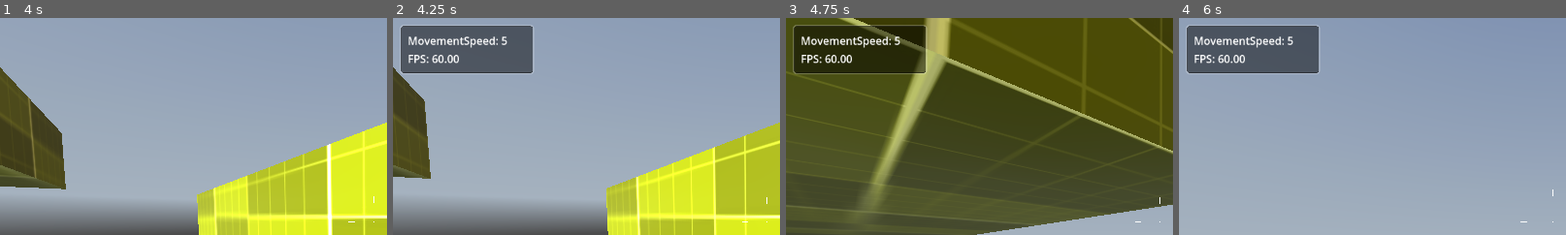
Above: before the commit, frames 1-4 (left to right).
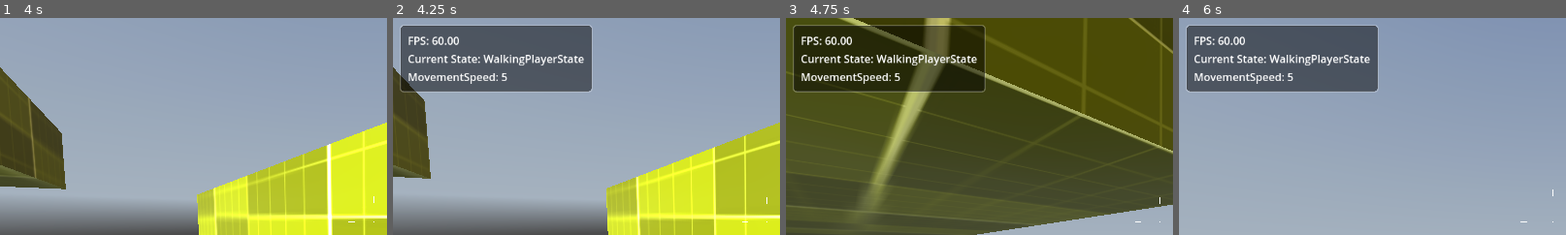
Above: after the commit, the same moments.

Repository: lethalgem/godot-fps-project
Game: Godot game, scene res://levels/level_002.tscn
The game is run twice, just before and just after one commit, with the same random seed, the same clock (stepped at 60 frames per second) and the same inputs. A sky picture missing from this copy of the repository is replaced by a grey-blue gradient.
Inputs (mouse positions are % of the whole screen's width and height, from its top left):
- Up to frame 1 (4 s): tap Enter at 0.5, 3.5 s; move the mouse to (55, 50) at 0.52 s; hold Ctrl (crouch) 0.53-1.28 s; hold W (move_forward) from 0.53 s (still down); tap Space (jump) at 0.77, 1.52, 2.75, 3.02, 3.77 s; move the mouse to (45, 50) at 1.27 s; tap Ctrl (crouch) at 1.35, 2.85 s; move the mouse to (52, 48) at 2.02 s; hold Ctrl (crouch) 2.03-2.78 s; move the mouse to (49, 52) at 2.77 s; move the mouse to (57, 51) at 3.52 s; hold Ctrl (crouch) from 3.53 s (still down)
- Up to frame 2 (4.25 s): keep holding W (move_forward); keep holding Ctrl (crouch); tap ` (debug) at 4.15 s
- Up to frame 3 (4.75 s): keep holding W (move_forward); move the mouse to (42, 49) at 4.27 s; release Ctrl (crouch) at 4.28 s; tap Ctrl (crouch) at 4.35 s; tap Space (jump) at 4.52 s
- Up to frame 4 (6 s): move the mouse to (51, 50) at 5.02 s; hold Ctrl (crouch) 5.03-5.78 s; tap Space (jump) at 5.75 s; move the mouse to (46, 48) at 5.77 s; release W (move_forward) at 5.78 s; hold D (move_right) from 5.78 s (still down); tap Ctrl (crouch) at 5.85 s
The pictures show only the part of the screen within x 0-50%, y 0-50%; the shares and areas given below are measured in that part.

Frame 1 is identical in both runs. In frame 2, 9.0% of the frame differs, in the area x 1-52%, y 3-35%; in frame 3, 9.3%; in frame 4, 9.2%.

Commit message:
add state machine

Diff:
--- /dev/null
+++ b/controllers/IdlePlayerState.gd
@@ -0,0 +1,8 @@
+class_name IdlePlayerState
+
+extends State
+
+
+func update(delta):
+	if Global.player.velocity.length() > 0.0:
+		transition.emit("WalkingPlayerState")
--- /dev/null
+++ b/controllers/WalkingPlayerState.gd
@@ -0,0 +1,8 @@
+class_name WalkingPlayerState
+
+extends State
+
+
+func update(delta):
+	if Global.player.velocity.length() == 0.0:
+		transition.emit("IdlePlayerState")
--- a/controllers/my_fps_controller.tscn
+++ b/controllers/my_fps_controller.tscn
@@ -1,10 +1,13 @@
-[gd_scene load_steps=12 format=3 uid="uid://c7widt1lw44j6"]
+[gd_scene load_steps=15 format=3 uid="uid://c7widt1lw44j6"]
 
 [ext_resource type="Material" uid="uid://b4gwd5h7ixvct" path="res://materials/player.tres" id="1_31uqo"]
 [ext_resource type="Script" path="res://controllers/scripts/my_fps_controller.gd" id="1_b0yeg"]
 [ext_resource type="Script" path="res://scripts/reticle.gd" id="3_8ojud"]
 [ext_resource type="Theme" uid="uid://bafg6ukv5y75k" path="res://ui/theme/debug.tres" id="4_ov56a"]
 [ext_resource type="Script" path="res://scripts/debug.gd" id="5_nco27"]
+[ext_resource type="Script" path="res://scripts/state_machine.gd" id="6_40erw"]
+[ext_resource type="Script" path="res://controllers/IdlePlayerState.gd" id="7_xlair"]
+[ext_resource type="Script" path="res://controllers/WalkingPlayerState.gd" id="8_ibi1n"]
 
 [sub_resource type="CapsuleShape3D" id="CapsuleShape3D_6y6ct"]
 
@@ -198,4 +201,14 @@
 unique_name_in_owner = true
 layout_mode = 2
 
+[node name="PlayerStateMachine" type="Node" parent="." node_paths=PackedStringArray("CURRENT_STATE")]
+script = ExtResource("6_40erw")
+CURRENT_STATE = NodePath("IdlePlayerState")
+
+[node name="IdlePlayerState" type="Node" parent="PlayerStateMachine"]
+script = ExtResource("7_xlair")
+
+[node name="WalkingPlayerState" type="Node" parent="PlayerStateMachine"]
+script = ExtResource("8_ibi1n")
+
 [connection signal="animation_started" from="AnimationPlayer" to="." method="_on_animation_player_animation_started"]
--- a/controllers/scripts/my_fps_controller.gd
+++ b/controllers/scripts/my_fps_controller.gd
@@ -46,6 +46,8 @@
 
 
 func _ready():
+	Global.player = self
+
 	Input.mouse_mode = Input.MOUSE_MODE_CAPTURED
 
 	_speed = SPEED_DEFAULT
--- a/scripts/debug.gd
+++ b/scripts/debug.gd
@@ -17,7 +17,7 @@
 	if visible:
 		# Use delta time to get approx frames per second and round to two decimal places !Disable Vsync if fps is stuck at 60!
 		frames_per_second = "%.2f" % (1.0 / delta)
-		add_property("FPS", frames_per_second, 2)
+		add_property("FPS", frames_per_second, 0)
 
 
 func _input(event):
--- a/scripts/global.gd
+++ b/scripts/global.gd
@@ -1,3 +1,4 @@
 extends Node
 
 var debug  # Reference to DebugPanel for debug property assignment
+var player
--- /dev/null
+++ b/scripts/state.gd
@@ -0,0 +1,21 @@
+class_name State
+
+extends Node
+
+signal transition(new_state_name: StringName)
+
+
+func enter() -> void:
+	pass
+
+
+func exit() -> void:
+	pass
+
+
+func update(delta: float) -> void:
+	pass
+
+
+func physics_update(delta: float) -> void:
+	pass
--- /dev/null
+++ b/scripts/state_machine.gd
@@ -0,0 +1,37 @@
+class_name StateMachine
+
+extends Node
+
+@export var CURRENT_STATE: State
+var states: Dictionary = {}
+
+
+func _ready():
+	for child in get_children():
+		if child is State:
+			states[child.name] = child
+			child.transition.connect(on_child_transition)
+		else:
+			push_warning("State machine contains incompatible child node")
+
+	CURRENT_STATE.enter()
+
+
+func _process(delta):
+	CURRENT_STATE.update(delta)
+	Global.debug.add_property("Current State", CURRENT_STATE.name, 1)
+
+
+func _physics_process(delta):
+	CURRENT_STATE.physics_update(delta)
+
+
+func on_child_transition(new_state_name: StringName) -> void:
+	var new_state = states.get(new_state_name)
+	if new_state != null:
+		if new_state != CURRENT_STATE:
+			CURRENT_STATE.exit()
+			new_state.enter()
+			CURRENT_STATE = new_state
+	else:
+		push_warning("State does not exist")
